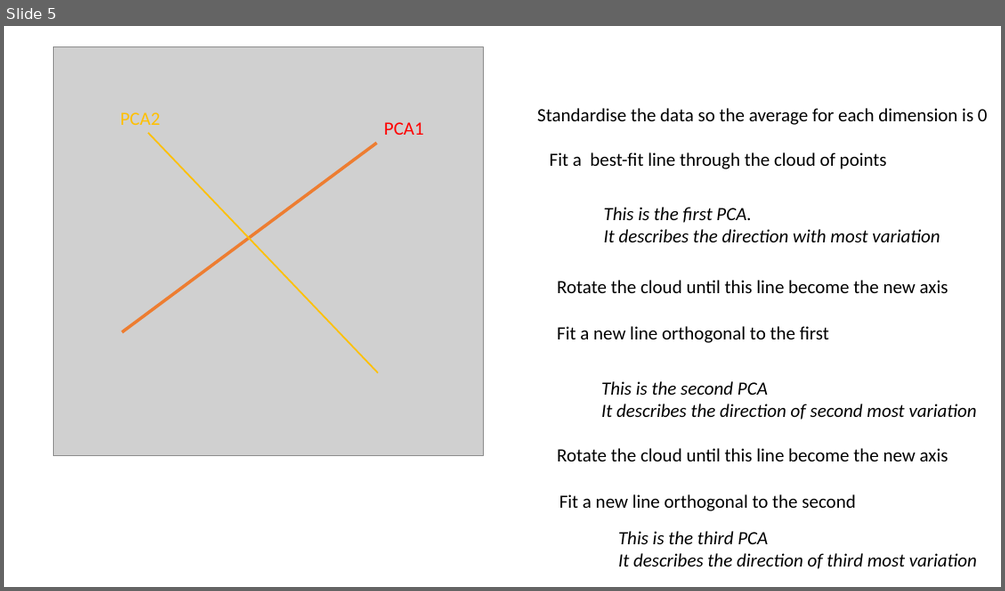
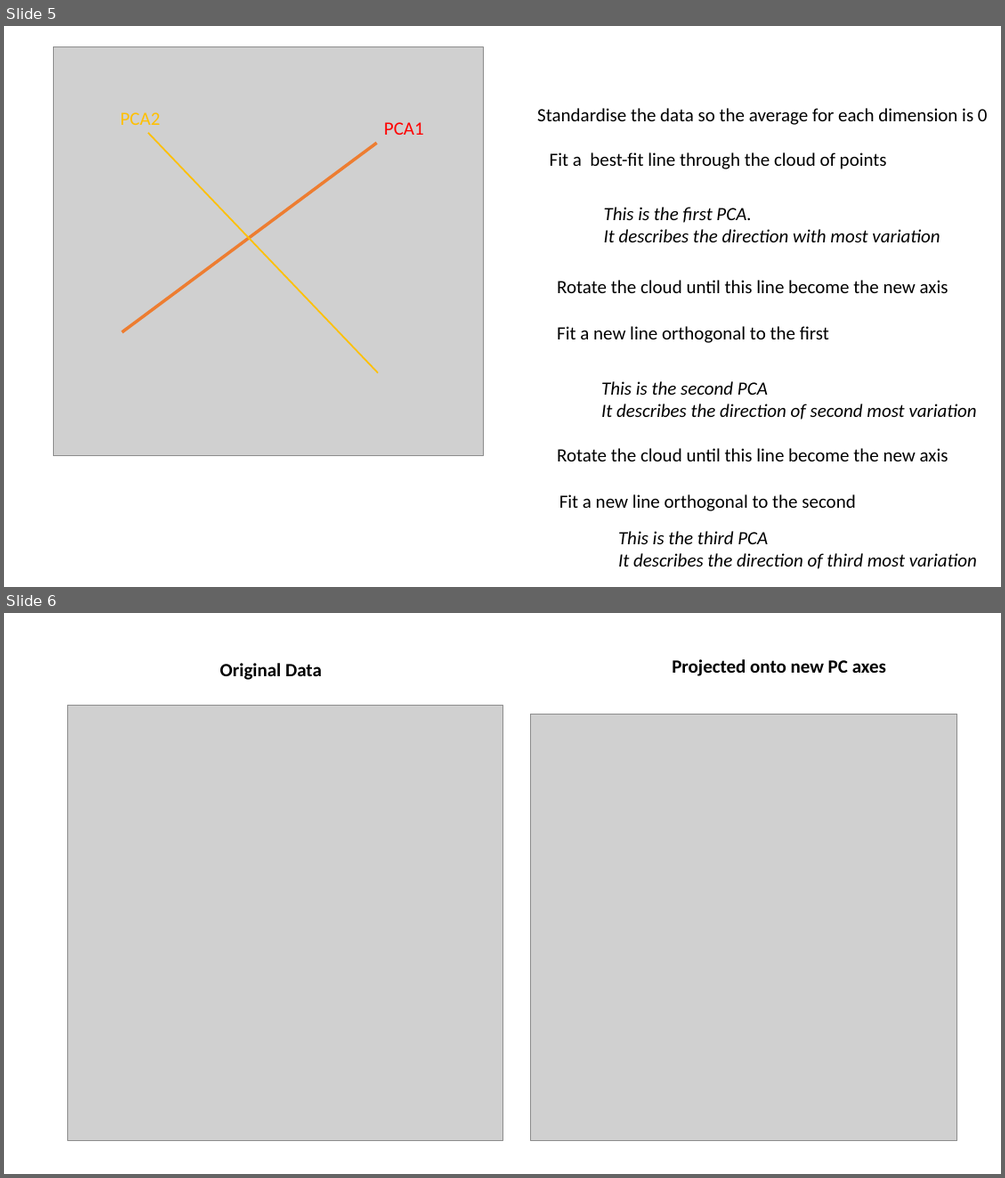
Before and after one commit to nicksavill/DEB_development, a slide deck: Week_8/PCA_intro.pptx. Shown one above the other, each under a label of ours: slide 5 before the commit, slides 5 and 6 after it. The pictures are 1005x591 and 1005x1178 pixels, drawn with LibreOffice and Linux fonts; fonts in the diff are those of the drawing; grey boxes stand for pictures. Boxes give left, top, right and bottom in pixels: in the first picture for what was removed or moved away, otherwise in the second. Text is boxed around its words. In the diff, an @@ line names an element or a change of style, - is before the commit and + after.

```diff
--- a/Week_8/PCA_intro.pptx
+++ b/Week_8/PCA_intro.pptx
@@ slide 6 added at bbox=[4, 613, 1001, 1174], background #FFFFFF @@
@@ text added at bbox=[220, 663, 322, 680], 18 pt, text #000000, bold @@
+Original Data
@@ text added at bbox=[672, 659, 886, 676], 18 pt, text #000000, bold @@
+Projected onto new PC axes
@@ picture added at bbox=[68, 706, 502, 1141] @@
@@ picture added at bbox=[531, 714, 956, 1141] @@
```
Also in this commit, not shown: 2 slides removed, 10 other files.
